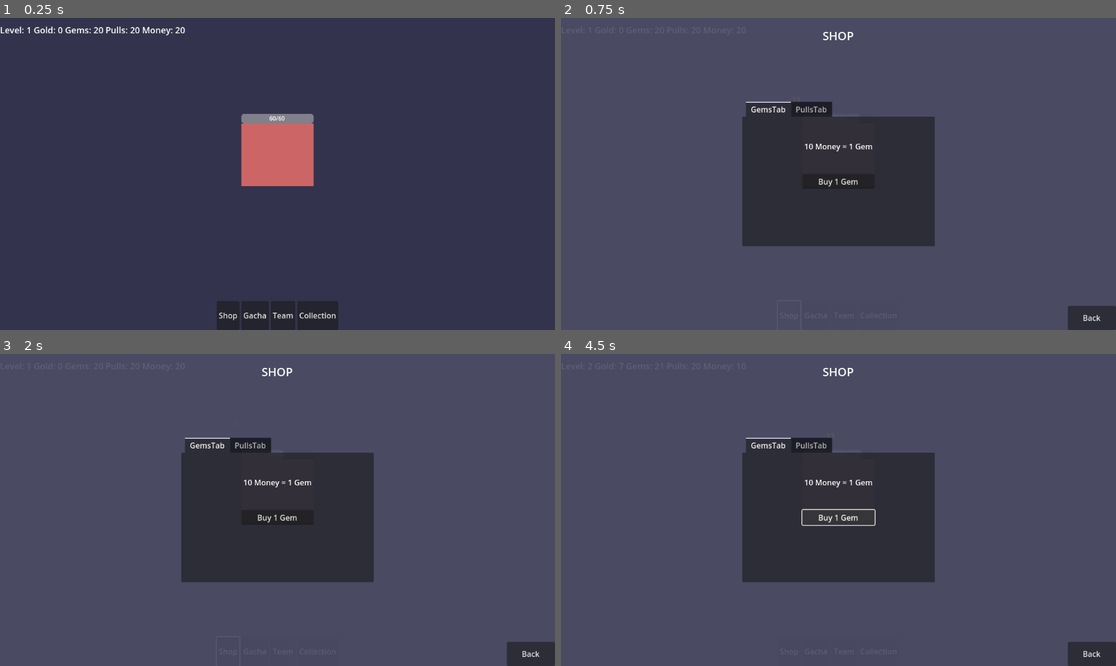
Above: before the commit, frames 1-4 (two rows, left to right).
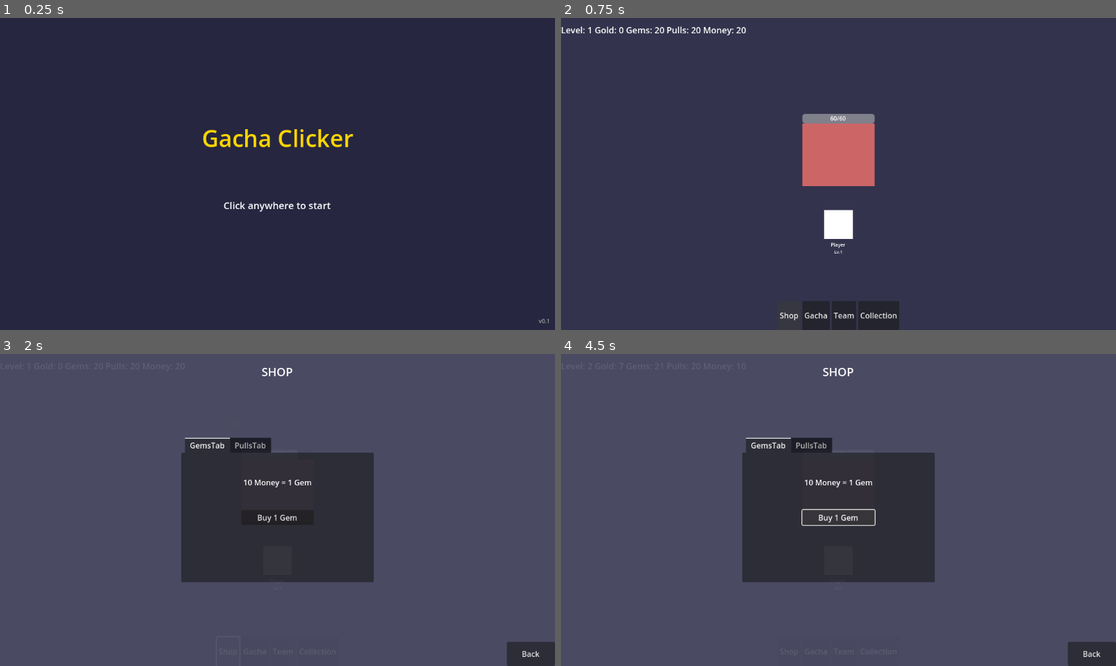
Above: after the commit, the same moments.

Repository: Kannerxp/gachaclicker
Game: Godot game, scene res://TitleScreen.tscn
Same seed, same stepped clock (60 frames per second), same inputs: the game is played once before the commit and once after it. Before the commit the project starts from res://Main.tscn.
Inputs (mouse positions are in pixels of both pictures, inside the frame that each line leads up to):
- Up to frame 1 (0.25 s): no input
- Up to frame 2 (0.75 s): click (788, 314) at 0.5 s, where only the run before the commit has a clickable "Shop"
- Up to frame 3 (2 s): click "Shop" at 1.25 s
- Up to frame 4 (4.5 s): click "Gacha" at 2 s; click "Team" at 2.75 s; click "Collection" at 3.5 s; click "Buy 1 Gem" at 4.25 s

The runs differ from the first frame. In frame 1, 4.1% of the frame differs, in the area x 0-99%, y 2-98%; in frame 2, 6.4%, in the area x 0-98%, y 2-100%; in frame 3, less than 0.1%; in frame 4, less than 0.1%.

Commit message:
Add files via upload

Diff:
--- a/claudev-2-(copy)/Main.gd
+++ b/claudev-2-(copy)/Main.gd
@@ -54,6 +54,7 @@
 @onready var pull_currency_label = $UI/TopPanel/PullCurrencyLabel
 @onready var enemy_container = $EnemyContainer
 @onready var boss_timer_label = $UI/BossTimerLabel
+@onready var team_container = $TeamDisplay/TeamContainer
 
 # UI Buttons
 @onready var shop_button = $UI/BottomPanel/ShopButton
@@ -82,6 +83,7 @@
 
 	spawn_enemy()
 	update_ui()
+	update_team_display()
 
 	# Connect UI buttons
 	shop_button.pressed.connect(_on_shop_button_pressed)
@@ -228,6 +230,7 @@
 	character.is_in_team = true
 	active_team.append(character)
 	print("Added ", character.name, " to the team!")
+	update_team_display()
 	save_game()
 
 func remove_from_team(character: Character):
@@ -238,6 +241,7 @@
 	character.is_in_team = false
 	active_team.erase(character)
 	print("Removed ", character.name, " from the team!")
+	update_team_display()
 	save_game()
 
 # ========== SPAWN/COMBAT ==========
@@ -297,6 +301,78 @@
 		shop_ui.update_button_states(money, gems)
 	if gacha_ui != null and gacha_ui.visible:
 		gacha_ui.update_button_states(pull_currency)
+
+func update_team_display():
+	# Get all character slots
+	var slots = [
+		team_container.get_node("CharSlot1"),
+		team_container.get_node("CharSlot2"),
+		team_container.get_node("PlayerSlot"),
+		team_container.get_node("CharSlot3"),
+		team_container.get_node("CharSlot4")
+	]
+
+	# Clear all slots first
+	for slot in slots:
+		for child in slot.get_children():
+			child.queue_free()
+
+	# Player always goes in the middle (index 2)
+	if player_character != null:
+		var player_display = create_character_display(player_character)
+		slots[2].add_child(player_display)
+
+	# Add other team members (excluding player)
+	var other_team_members = active_team.filter(func(c): return not c.is_player_character)
+
+	# Distribute team members to slots
+	# Slots 0 and 1 are left side, slots 3 and 4 are right side
+	var slot_indices = [0, 1, 3, 4]
+
+	for i in range(min(other_team_members.size(), 4)):
+		var character = other_team_members[i]
+		var slot_index = slot_indices[i]
+		var char_display = create_character_display(character)
+		slots[slot_index].add_child(char_display)
+
+func create_character_display(character: Character) -> Control:
+	var display = Control.new()
+	display.custom_minimum_size = Vector2(80, 100)
+
+	# Character sprite/box
+	var sprite = ColorRect.new()
+	sprite.custom_minimum_size = Vector2(60, 60)
+	sprite.position = Vector2(10, 5)
+	sprite.color = character.get_rarity_color()
+	display.add_child(sprite)
+
+	# Element icon overlay
+	var element_label = Label.new()
+	element_label.text = character.get_element_icon()
+	element_label.position = Vector2(15, 10)
+	element_label.add_theme_font_size_override("font_size", 24)
+	display.add_child(element_label)
+
+	# Character name
+	var name_label = Label.new()
+	name_label.text = character.name
+	name_label.position = Vector2(0, 70)
+	name_label.custom_minimum_size = Vector2(80, 15)
+	name_label.horizontal_alignment = HORIZONTAL_ALIGNMENT_CENTER
+	name_label.add_theme_font_size_override("font_size", 10)
+	name_label.modulate = character.get_rarity_color()
+	display.add_child(name_label)
+
+	# Level label
+	var level_label = Label.new()
+	level_label.text = "Lv." + str(character.level)
+	level_label.position = Vector2(0, 85)
+	level_label.custom_minimum_size = Vector2(80, 12)
+	level_label.horizontal_alignment = HORIZONTAL_ALIGNMENT_CENTER
+	level_label.add_theme_font_size_override("font_size", 9)
+	display.add_child(level_label)
+
+	return display
 
 # ========== SAVE/LOAD SYSTEM ==========
 
@@ -761,6 +837,7 @@
 	if team_ui != null:
 		var total_dps = calculate_team_damage(true)
 		team_ui.refresh_team(active_team, unlocked_characters, total_dps)
+	update_team_display()
 	update_ui()
 
 func _on_formation_changed(character: Character, new_formation: Character.Formation):
--- a/claudev-2-(copy)/Main.tscn
+++ b/claudev-2-(copy)/Main.tscn
@@ -119,3 +119,46 @@
 offset_bottom = 50.0
 grow_horizontal = 2
 grow_vertical = 2
+
+[node name="TeamDisplay" type="Control" parent="."]
+layout_mode = 1
+anchors_preset = 8
+anchor_left = 0.5
+anchor_top = 0.5
+anchor_right = 0.5
+anchor_bottom = 0.5
+offset_left = -300.0
+offset_top = 70.0
+offset_right = 300.0
+offset_bottom = 170.0
+grow_horizontal = 2
+grow_vertical = 2
+
+[node name="TeamContainer" type="HBoxContainer" parent="TeamDisplay"]
+layout_mode = 1
+anchors_preset = 15
+anchor_right = 1.0
+anchor_bottom = 1.0
+grow_horizontal = 2
+grow_vertical = 2
+alignment = 1
+
+[node name="CharSlot1" type="Control" parent="TeamDisplay/TeamContainer"]
+custom_minimum_size = Vector2(80, 100)
+layout_mode = 2
+
+[node name="CharSlot2" type="Control" parent="TeamDisplay/TeamContainer"]
+custom_minimum_size = Vector2(80, 100)
+layout_mode = 2
+
+[node name="PlayerSlot" type="Control" parent="TeamDisplay/TeamContainer"]
+custom_minimum_size = Vector2(80, 100)
+layout_mode = 2
+
+[node name="CharSlot3" type="Control" parent="TeamDisplay/TeamContainer"]
+custom_minimum_size = Vector2(80, 100)
+layout_mode = 2
+
+[node name="CharSlot4" type="Control" parent="TeamDisplay/TeamContainer"]
+custom_minimum_size = Vector2(80, 100)
+layout_mode = 2
--- /dev/null
+++ b/claudev-2-(copy)/TitleScreen.gd
@@ -0,0 +1,48 @@
+extends Control
+
+const SAVE_FILE_PATH = "user://savegame.save"
+
+@onready var title_label = $TitleLabel
+@onready var prompt_label = $PromptLabel
+@onready var background = $Background
+# For future artwork: @onready var artwork = $ArtworkTexture
+
+var has_save: bool = false
+var auto_start_timer: float = 0.0
+var auto_start_delay: float = 2.0
+var is_transitioning: bool = false
+
+func _ready():
+	# Check if save file exists
+	has_save = FileAccess.file_exists(SAVE_FILE_PATH)
+
+	if has_save:
+		prompt_label.text = "Loading..."
+	else:
+		prompt_label.text = "Click anywhere to start"
+
+func _process(delta):
+	if has_save and not is_transitioning:
+		auto_start_timer += delta
+		if auto_start_timer >= auto_start_delay:
+			proceed_to_game()
+
+func _input(event):
+	if is_transitioning:
+		return
+
+	# Allow click to proceed
+	if event is InputEventMouseButton and event.pressed:
+		if event.button_index == MOUSE_BUTTON_LEFT:
+			proceed_to_game()
+
+	# Also allow any key press to proceed
+	if event is InputEventKey and event.pressed:
+		proceed_to_game()
+
+func proceed_to_game():
+	if is_transitioning:
+		return  # Already transitioning, prevent multiple calls
+
+	is_transitioning = true
+	get_tree().change_scene_to_file("res://Main.tscn")
--- /dev/null
+++ b/claudev-2-(copy)/TitleScreen.tscn
@@ -0,0 +1,77 @@
+[gd_scene load_steps=2 format=3]
+
+[ext_resource type="Script" path="res://TitleScreen.gd" id="1"]
+
+[node name="TitleScreen" type="Control"]
+layout_mode = 3
+anchors_preset = 15
+anchor_right = 1.0
+anchor_bottom = 1.0
+grow_horizontal = 2
+grow_vertical = 2
+script = ExtResource("1")
+
+[node name="Background" type="ColorRect" parent="."]
+layout_mode = 1
+anchors_preset = 15
+anchor_right = 1.0
+anchor_bottom = 1.0
+grow_horizontal = 2
+grow_vertical = 2
+color = Color(0.15, 0.15, 0.25, 1)
+
+[node name="TitleLabel" type="Label" parent="."]
+layout_mode = 1
+anchors_preset = 8
+anchor_left = 0.5
+anchor_top = 0.5
+anchor_right = 0.5
+anchor_bottom = 0.5
+offset_left = -200.0
+offset_top = -100.0
+offset_right = 200.0
+offset_bottom = -50.0
+grow_horizontal = 2
+grow_vertical = 2
+theme_override_colors/font_color = Color(1, 0.843137, 0, 1)
+theme_override_font_sizes/font_size = 48
+text = "Gacha Clicker"
+horizontal_alignment = 1
+vertical_alignment = 1
+
+[node name="PromptLabel" type="Label" parent="."]
+layout_mode = 1
+anchors_preset = 8
+anchor_left = 0.5
+anchor_top = 0.5
+anchor_right = 0.5
+anchor_bottom = 0.5
+offset_left = -150.0
+offset_top = 50.0
+offset_right = 150.0
+offset_bottom = 80.0
+grow_horizontal = 2
+grow_vertical = 2
+theme_override_font_sizes/font_size = 20
+text = "Click anywhere to start"
+horizontal_alignment = 1
+vertical_alignment = 1
+
+[node name="VersionLabel" type="Label" parent="."]
+layout_mode = 1
+anchors_preset = 3
+anchor_left = 1.0
+anchor_top = 1.0
+anchor_right = 1.0
+anchor_bottom = 1.0
+offset_left = -100.0
+offset_top = -30.0
+offset_right = -10.0
+offset_bottom = -10.0
+grow_horizontal = 0
+grow_vertical = 0
+theme_override_colors/font_color = Color(0.6, 0.6, 0.6, 1)
+theme_override_font_sizes/font_size = 12
+text = "v0.1"
+horizontal_alignment = 2
+vertical_alignment = 2
--- a/claudev-2-(copy)/project.godot
+++ b/claudev-2-(copy)/project.godot
@@ -11,7 +11,7 @@
 [application]
 
 config/name="Claudev2 (Copy)1"
-run/main_scene="res://Main.tscn"
+run/main_scene="res://TitleScreen.tscn"
 config/features=PackedStringArray("4.5", "Mobile")
 config/icon="res://icon.svg"
 
Not shown, added: claudev-2-(copy)/TitleScreen.gd.uid
